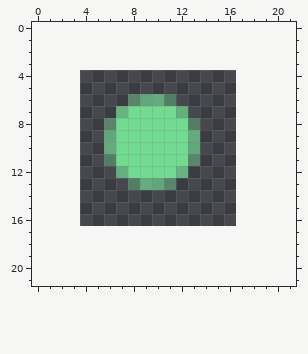
Pixel-art sprite: legend/Some_NWRC_2025_1_WMRI7.png. Above: the version before the commit.
The file is 13x13 pixels. Pixels under 10% opacity are left out. Colours within 5 levels of each other are drawn and written as one. The old version is drawn lined up with the new one, on the new canvas.
The same view after the edit:
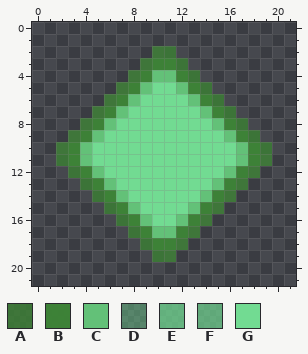
Palette (. is transparent): A #3d8136d0  B #3d8237fd  C #63c178  D #71db936a  E #72da92bc  F #72da93ae  G #72db92
The edit:
canvas 13x13 -> 22x22, the old top-left corner now at 4,4
y 2: x 10..11 .. -> AA
y 3: x 9..12 .... -> ABBA
y 4: x 8..13 ...... -> ABCCBA
y 5: x 7..14 ........ -> ABCGGCBA
y 6: x 6..15 ..DFFD.... -> ABCGGGGCBA
y 7: x 5..7 ..E -> ABC; x 12..16 E.... -> GGCBA
y 8: x 4..6 ..D -> ABC; x 13..17 D.... -> GGCBA
y 9: x 3..6 ...F -> ABCG; x 13..18 F..... -> GGGCBA
y 10: x 2..6 ....F -> ABCGG; x 13..19 F...... -> GGGGCBA
y 11: x 2..6 ....D -> ABCGG; x 13..19 D...... -> GGGGCBA
y 12: x 3..7 ....E -> ABCGG; x 12..18 E...... -> GGGGCBA
y 13: x 4..17 ....DFFD...... -> ABCGGGGGGGGCBA
y 14: x 5..16 ............ -> ABCGGGGGGCBA
y 15: x 6..15 .......... -> ABCGGGGCBA
y 16: x 7..14 ........ -> ABCGGCBA
y 17: x 8..13 ...... -> ABCCBA
y 18: x 9..12 .... -> ABBA
y 19: x 10..11 .. -> AA
Changed places in both pictures, as pixel boxes (x1, y1, x2, y2):
changed: (56, 46, 272, 262)
